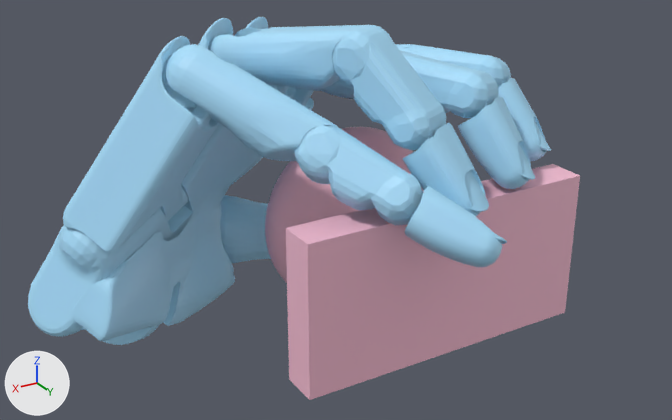
Before and after pictures for a commit that changed the glTF model static/data/3dmodel/ShadowHand/contactdb+door_knob/7.glb.
Camera for both pictures: a 50 mm lens placed at (0.16, 0.225, 0.132), pointed at (0.005, -0.033, 0.003). Arrows for +X, +Y and +Z are at lower left; the lights stay in place. Where no turn or scale is listed for an object, it has been applied to the vertices.

Names of what the first picture shows: 'geometry_0'.
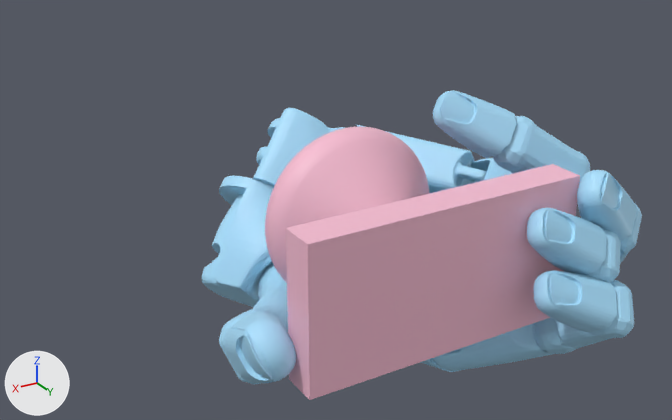
Where the change shows, as pixel boxes [x1, y1, x2, y2] in the pictures (672 x 420 px; the box of a moved part takes in the faces that stretch with it):
'geometry_0', reshaped
    before: [28, 17, 580, 400]
    after: [201, 91, 642, 400]
part 1 of me_geometry_0, moved or reshaped
    before: [89, 325, 159, 345]
    after: [219, 176, 274, 205]
part 2 of me_geometry_0, moved or reshaped
    before: [295, 44, 413, 91]
    after: [432, 323, 552, 371]
part 3 of me_geometry_0, moved or reshaped
    before: [402, 52, 499, 118]
    after: [535, 280, 634, 354]
part 4 of me_geometry_0, moved or reshaped
    before: [405, 185, 507, 267]
    after: [533, 270, 617, 332]
part 5 of me_geometry_0, moved or reshaped (not visible afterwards)
    before: [260, 29, 409, 99]
part 6 of me_geometry_0, moved or reshaped
    before: [294, 125, 423, 225]
    after: [583, 229, 621, 283]
part 7 of me_geometry_0, moved or reshaped
    before: [458, 97, 535, 189]
    after: [527, 208, 606, 274]
part 8 of me_geometry_0, moved or reshaped (not visible afterwards)
    before: [165, 44, 338, 161]
part 9 of me_geometry_0, moved or reshaped
    before: [332, 25, 446, 150]
    after: [620, 204, 642, 264]
part 10 of me_geometry_0, moved or reshaped
    before: [403, 123, 489, 216]
    after: [577, 170, 636, 241]
part 11 of me_geometry_0, moved or reshaped
    before: [63, 36, 219, 251]
    after: [356, 124, 487, 193]
part 12 of me_geometry_0, moved or reshaped
    before: [209, 25, 365, 89]
    after: [471, 158, 512, 180]
part 13 of me_geometry_0, added (blue)
    after: [493, 116, 590, 183]
part 14 of me_geometry_0, added (blue)
    after: [258, 263, 287, 300]
part 15 of me_geometry_0, added (blue)
    after: [225, 312, 296, 383]
part 16 of me_geometry_0, deleted (blue)
    before: [72, 185, 235, 341]
part 17 of me_geometry_0, moved or reshaped
    before: [28, 17, 551, 337]
    after: [201, 91, 516, 384]

Diff of the bpy script that builds the scene:
```diff
--- a/static/data/3dmodel/ShadowHand/contactdb+door_knob/7.glb.py
+++ b/static/data/3dmodel/ShadowHand/contactdb+door_knob/7.glb.py
@@ me_geometry_0 @@
-me_geometry_0.from_pydata(...)  # 31606 vertices, 62874 faces; spans x -0.057..0.11, y -0.096..0.053, z -0.061..0.075
+me_geometry_0.from_pydata(...)  # 31606 vertices, 62874 faces; spans x -0.09..0.064, y -0.125..0.05, z -0.067..0.045
+# me_geometry_0 part 1: the loose piece of 90 vertices spanning x 0.062..0.09, y -0.082..-0.047, z -0.042..-0.004 is multiplied about its middle by the matrix ((-0.4, -0.062, -0.914), (-0.87, 0.338, 0.358), (0.287, 0.939, -0.189)), then moved by (-0.076, -0.038, 0.003)
+# me_geometry_0 part 2: the loose piece of 549 vertices spanning x -0.032..0.014, y -0.074..-0.02, z 0.038..0.06 is multiplied about its middle by the matrix ((0.036, -0.324, -0.945), (-0.934, 0.325, -0.147), (0.355, 0.888, -0.291)), then moved by (-0.034, 0.05, -0.093)
+# me_geometry_0 part 3: the loose piece of 224 vertices spanning x -0.028..0.005, y -0.023..0.017, z 0.044..0.063 is multiplied about its middle by the matrix ((-0.1, -0.291, -0.952), (-0.937, 0.349, -0.008), (0.335, 0.891, -0.307)), then moved by (-0.042, 0.034, -0.079)
+# me_geometry_0 part 4: the loose piece of 2529 vertices spanning x 0.0..0.025, y 0.025..0.053, z 0.016..0.038 is multiplied about its middle by the matrix ((-0.594, 0.426, -0.682), (-0.768, -0.553, 0.323), (-0.24, 0.716, 0.656)), then moved by (-0.053, 0.0, -0.037)
+# me_geometry_0 part 5: the loose piece of 549 vertices spanning x -0.014..0.028, y -0.061..-0.005, z 0.045..0.066 is multiplied about its middle by the matrix ((-0.09, -0.465, -0.881), (-0.887, 0.44, -0.142), (0.454, 0.768, -0.452)), then moved by (-0.065, 0.032, -0.085)
+# me_geometry_0 part 6: the loose piece of 224 vertices spanning x 0.012..0.044, y -0.002..0.035, z 0.024..0.052 is multiplied about its middle by the matrix ((0.054, 0.047, -0.997), (-0.997, 0.051, -0.052), (0.049, 0.998, 0.049)), then moved by (-0.088, 0.009, -0.049)
+# me_geometry_0 part 7: the loose piece of 2529 vertices spanning x -0.03..-0.011, y 0.005..0.031, z 0.025..0.053 is multiplied about its middle by the matrix ((-0.448, 0.099, -0.889), (-0.866, 0.198, 0.459), (0.221, 0.975, -0.003)), then moved by (-0.02, 0.014, -0.032)
+# me_geometry_0 part 8: the loose piece of 549 vertices spanning x 0.025..0.067, y -0.037..0.016, z 0.034..0.07 is multiplied about its middle by the matrix ((0.359, -0.63, -0.689), (-0.579, 0.429, -0.693), (0.732, 0.648, -0.211)), then moved by (-0.118, -0.001, -0.071)
+# me_geometry_0 part 9: the loose piece of 224 vertices spanning x -0.002..0.026, y -0.01..0.025, z 0.043..0.075 is multiplied about its middle by the matrix ((-0.408, -0.459, -0.789), (-0.789, 0.613, 0.052), (0.46, 0.644, -0.612)), then moved by (-0.088, 0.01, -0.066)
+# me_geometry_0 part 10: the loose piece of 2529 vertices spanning x -0.006..0.015, y 0.012..0.038, z 0.023..0.05 is multiplied about its middle by the matrix ((-0.553, -0.184, -0.813), (-0.752, 0.53, 0.392), (0.358, 0.828, -0.431)), then moved by (-0.064, 0.003, -0.023)
+# me_geometry_0 part 11: the loose piece of 746 vertices spanning x 0.051..0.098, y -0.058..-0.016, z 0.008..0.071 is multiplied about its middle by the matrix ((-0.403, -0.045, -0.914), (-0.866, 0.341, 0.365), (0.295, 0.939, -0.176)), then moved by (-0.132, -0.032, -0.046)
+# me_geometry_0 part 12: the loose piece of 549 vertices spanning x 0.008..0.047, y -0.049..0.008, z 0.053..0.075 is multiplied about its middle by the matrix ((-0.554, -0.201, -0.808), (-0.703, 0.633, 0.324), (0.447, 0.747, -0.492)), then moved by (-0.098, -0.003, -0.061)
+# me_geometry_0 part 13: the loose piece of 224 vertices spanning x -0.047..-0.013, y -0.038..0.001, z 0.041..0.06 is copied, and the copy is multiplied about its middle by the matrix ((-0.922, 0.328, -0.207), (-0.35, -0.478, 0.805), (0.165, 0.815, 0.555)), then moved by (-0.031, 0.015, -0.033); it spans x -0.081..-0.042, y -0.015..0.008, z 0.002..0.035
+# me_geometry_0 part 14: the loose piece of 207 vertices spanning x -0.014..0.044, y -0.084..-0.045, z -0.028..0.0 is copied, and the copy is multiplied about its middle by the matrix ((-0.475, -0.016, -0.88), (-0.853, 0.254, 0.455), (0.216, 0.967, -0.134)), then moved by (0.002, 0.017, -0.024); it spans x -0.004..0.039, y -0.075..-0.02, z -0.054..-0.022
+# me_geometry_0 part 15: the loose piece of 2380 vertices spanning x -0.057..-0.026, y -0.058..-0.036, z -0.061..-0.032 is copied, and the copy is multiplied about its middle by the matrix ((0.223, -0.538, -0.813), (-0.975, -0.133, -0.179), (-0.012, 0.833, -0.554)), then moved by (0.097, 0.052, 0.029); it spans x 0.043..0.064, y -0.01..0.022, z -0.033..-0.004
+# me_geometry_0 part 16: the loose piece of 2386 vertices spanning x 0.03..0.1, y -0.079..-0.026, z -0.042..0.016 is deleted
+# me_geometry_0 part 17: 7 vertices moved within x -0.038..0.017, y -0.076..-0.015, z -0.052..0.043; 9434 vertices removed from x -0.057..0.11, y -0.096..0.016, z -0.061..0.072; 9171 vertices added at x -0.075..0.061, y -0.125..0.002, z -0.067..0.045
 me_geometry_0.materials.append(mat_defaultmaterial)
```
